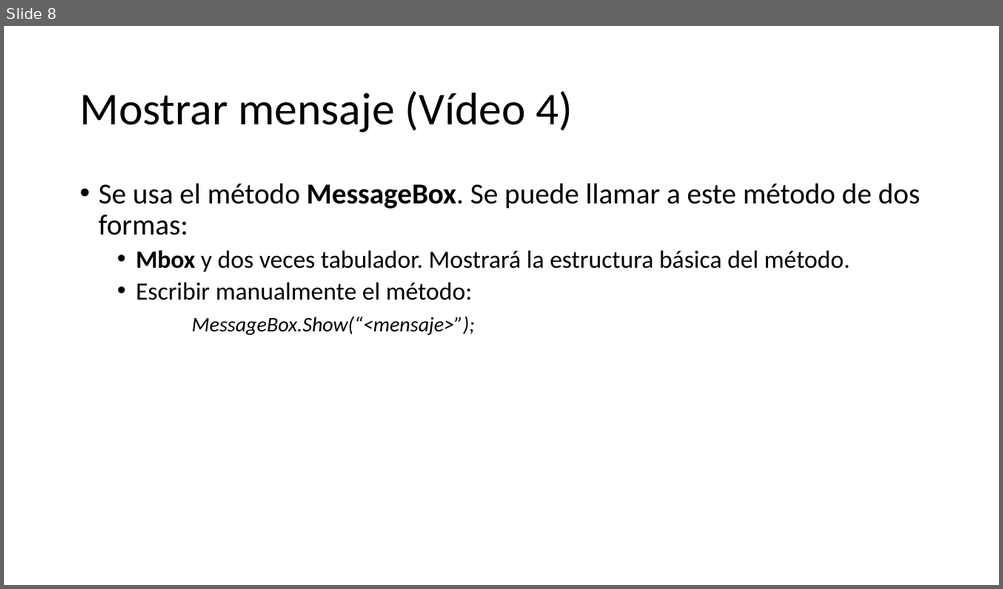
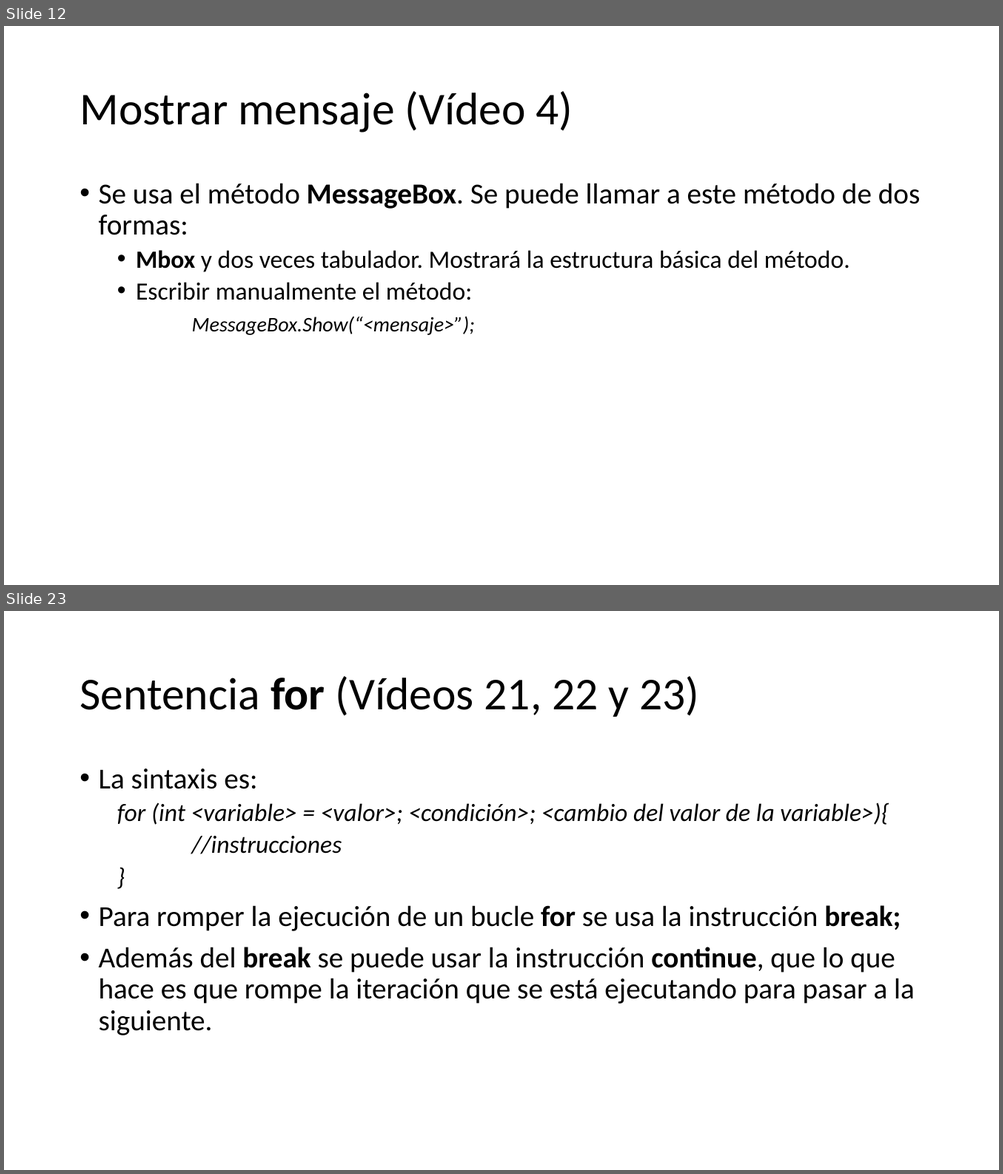
Before and after one commit to Worome/Recetatic, a slide deck: Recetatic/Visual C#.pptx. Shown one above the other, each under a label of ours: slide 8 before the commit, slides 12 and 23 after it; the slides between them are not shown. The pictures are 1003x589 and 1003x1174 pixels, drawn with LibreOffice and Linux fonts; fonts in the diff are those of the drawing. Boxes give left, top, right and bottom in pixels: in the first picture for what was removed or moved away, otherwise in the second. Text is boxed around its words. In the diff, an @@ line names an element or a change of style, - is before the commit and + after.

```diff
--- a/Recetatic/Visual C#.pptx
+++ b/Recetatic/Visual C#.pptx
@@ slide 23 added at (x1=4, y1=611, x2=999, y2=1170), background #FFFFFF @@
@@ title added at (x1=79, y1=676, x2=699, y2=717), 44 pt, text #000000 @@
+Sentencia for (Vídeos 21, 22 y 23)
@@ text added at (x1=99, y1=769, x2=914, y2=1036), 28 pt, text #000000 @@
+• La sintaxis es:
+  for (int <variable> = <valor>; <condición>; <cambio del valor de la variable>){
+  //instrucciones
+  }
+• Para romper la ejecución de un bucle for se usa la instrucción break;
+• Además del break se puede usar la instrucción continue, que lo que hace es que rompe la iteración que se está ejecutando para pasar a la siguiente.
@@ what was slide 8 is now slide 12 @@
```
Also in this commit, not shown: 5 slides changed, 18 other slides added, 2 other files.
